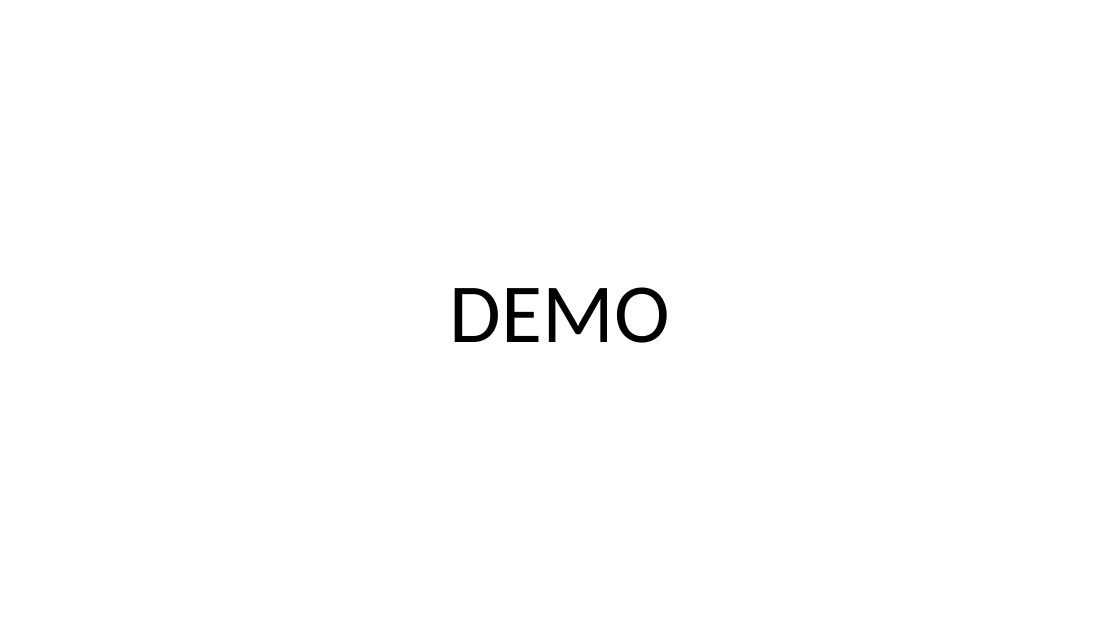
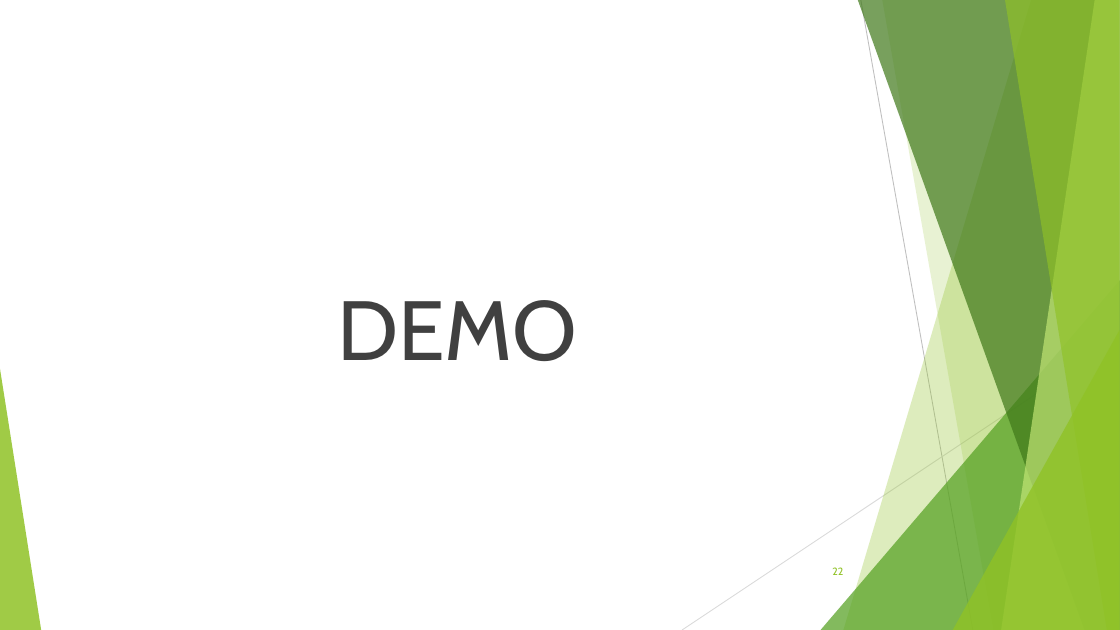
Before and after one commit to seblast312/cypress_youtube, a slide deck: slide 22 of Cypress.pptx (slide 19 before the commit). Drawn at 1120x630 pixels with LibreOffice and Linux fonts; fonts in the diff are those of the drawing. Boxes give left, top, right and bottom in pixels: in the first picture for what was removed or moved away, otherwise in the second. Text is boxed around its words. In the diff, an @@ line names an element or a change of style, - is before the commit and + after.

```diff
--- a/Cypress.pptx
+++ b/Cypress.pptx
@@ text "DEMO": place and size @@
-text "DEMO" at (450, 287, 670, 343)
+text "DEMO" at (337, 300, 577, 361)
@@ text "DEMO" at (337, 300, 577, 361): font Calibri to Cabin, text colour #000000 to #404040; line spacing 0.9 to 1 @@
@@ group added at (0, 0, 1120, 630): 5 freeform shapes, 3 triangles, 2 lines @@
@@ page number added at (832, 567, 843, 575), 9 pt, text #90C226 @@
+22
```
Also in this commit, not shown: 17 other slides changed, 4 slides added, 1 slide removed.
